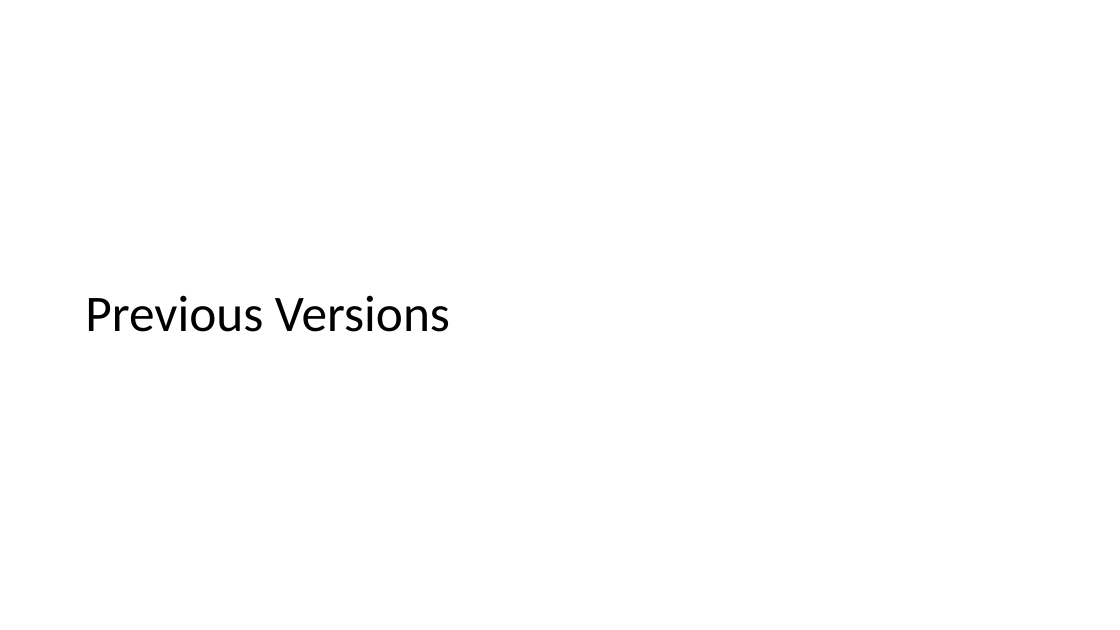
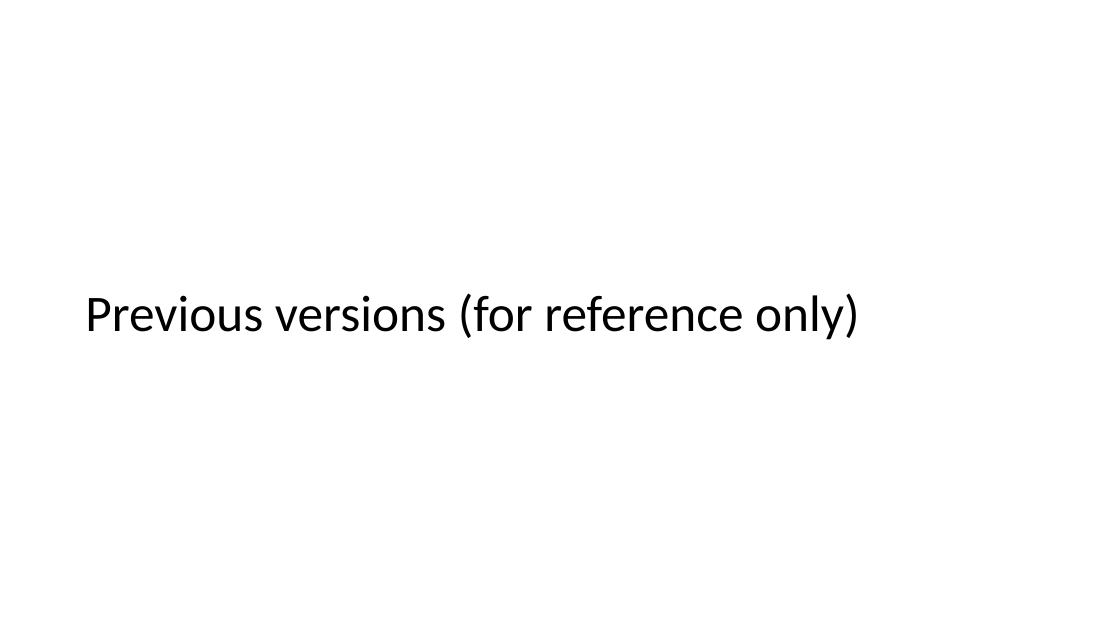
Before and after one commit to oyarushe/quickstart-aws-industrial-machine-connectivity, a slide deck: slide 5 of docs/images/IMC QS images.pptx. Drawn at 1120x630 pixels with LibreOffice and Linux fonts; fonts in the diff are those of the drawing. Boxes give left, top, right and bottom in pixels: in the first picture for what was removed or moved away, otherwise in the second. Text is boxed around its words. In the diff, an @@ line names an element or a change of style, - is before the commit and + after.

```diff
--- a/docs/images/IMC QS images.pptx
+++ b/docs/images/IMC QS images.pptx
@@ title at <box>85,293,860,340</box>: text changed @@
-Previous Versions
+Previous versions (for reference only)
```
Also in this commit, not shown: 4 other slides changed, 2 slides added, 14 other files.
